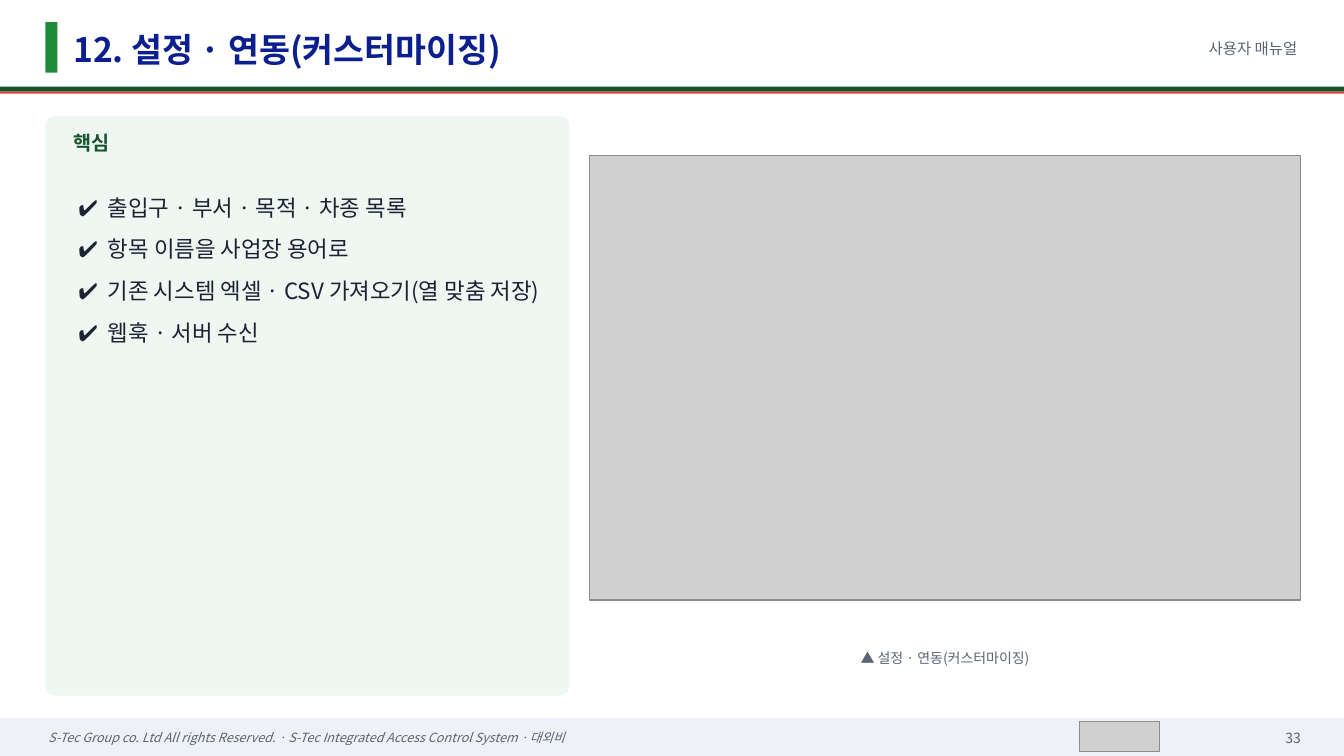
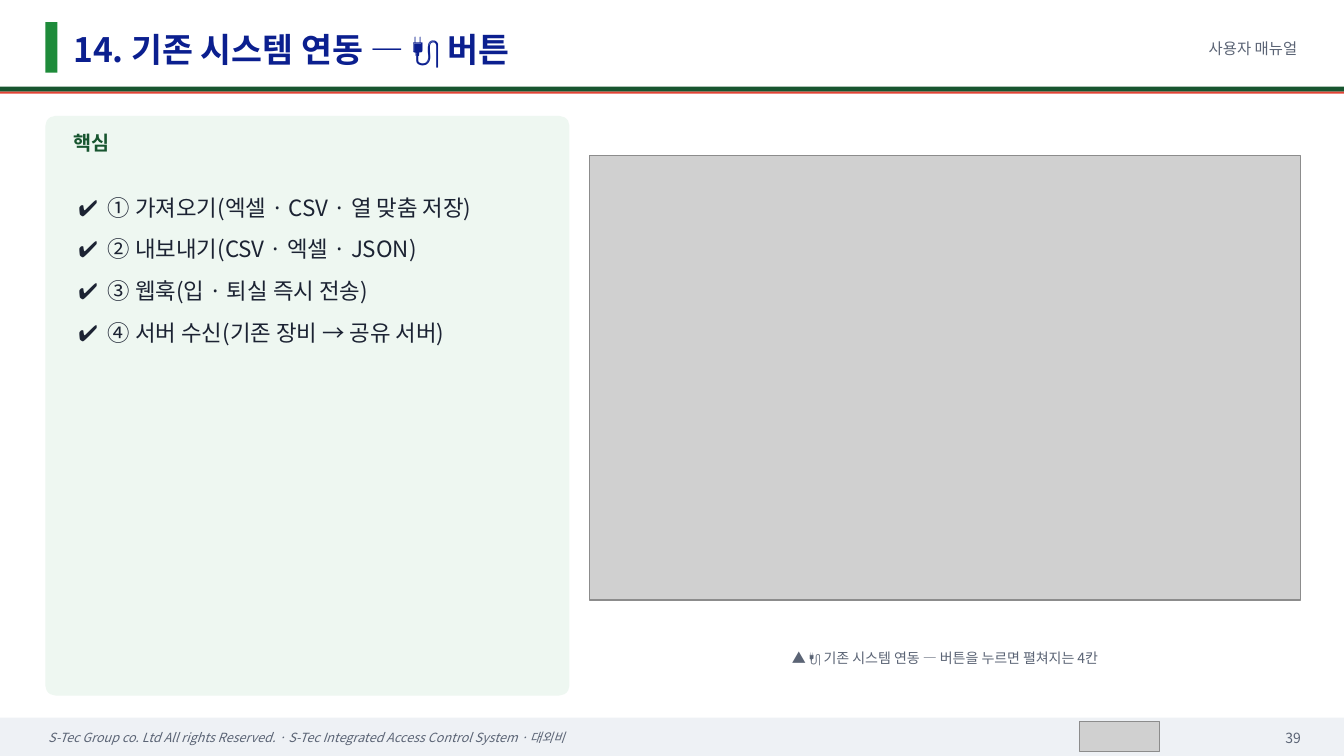
Before and after one commit to sadness500-boop/S-Tec-Integrated-Access-Control-System, a slide deck: slide 39 of docs/매뉴얼/에스텍_통합출입관리시스템_사용자매뉴얼.pptx (slide 33 before the commit). Drawn at 1344x756 pixels with LibreOffice and Linux fonts; fonts in the diff are those of the drawing; grey boxes stand for pictures. Boxes give left, top, right and bottom in pixels: in the first picture for what was removed or moved away, otherwise in the second. Text is boxed around its words. In the diff, an @@ line names an element or a change of style, - is before the commit and + after.

```diff
--- a/docs/매뉴얼/에스텍_통합출입관리시스템_사용자매뉴얼.pptx
+++ b/docs/매뉴얼/에스텍_통합출입관리시스템_사용자매뉴얼.pptx
@@ text at [73,33,509,65]: text changed @@
-12. 설정 · 연동(커스터마이징)
+14. 기존 시스템 연동 — 🔌 버튼
@@ text at [108,197,472,346]: text changed @@
-✔ 출입구 · 부서 · 목적 · 차종 목록
-✔ 항목 이름을 사업장 용어로
-✔ 기존 시스템 엑셀 · CSV 가져오기(열 맞춤 저장)
-✔ 웹훅 · 서버 수신
+✔ ① 가져오기(엑셀 · CSV · 열 맞춤 저장)
+✔ ② 내보내기(CSV · 엑셀 · JSON)
+✔ ③ 웹훅(입 · 퇴실 즉시 전송)
+✔ ④ 서버 수신(기존 장비 → 공유 서버)
@@ text at [824,651,1098,664]: text changed @@
-▲ 설정 · 연동(커스터마이징)
+▲ 🔌 기존 시스템 연동 — 버튼을 누르면 펼쳐지는 4칸
@@ text at [1285,732,1301,743]: text changed @@
-33
+39
```
Also in this commit, not shown: 36 other slides changed, 7 slides added, 28 other files.
